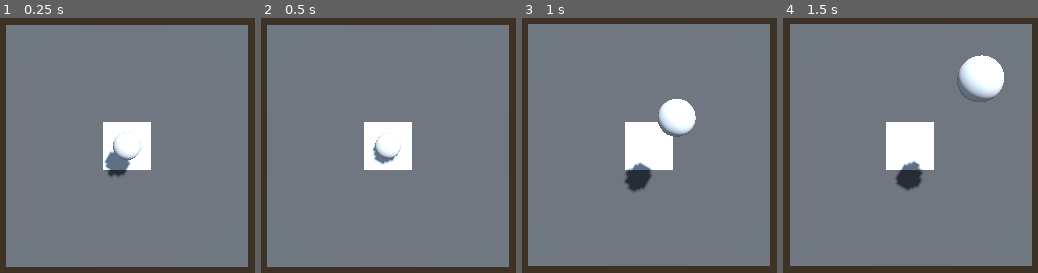
Above: before the commit, frames 1-4 (left to right).
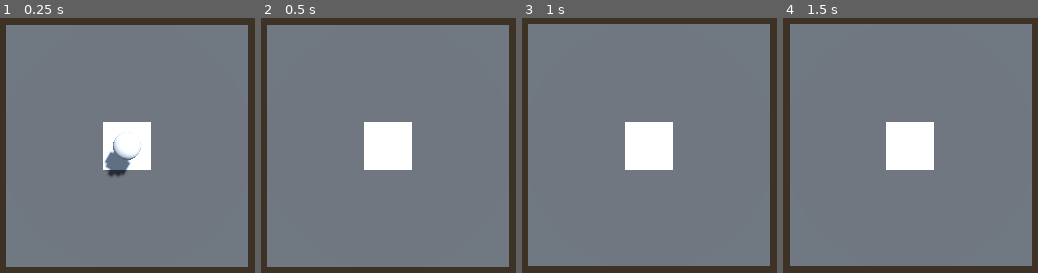
Above: after the commit, the same moments.

Repository: warriormaster12/Fsj2025
Game: Godot game, scene res://levels/test_level.tscn
Two runs of this game, one before a commit and one after it. Both use one fixed random seed, a clock stepped at 60 frames per second and the inputs below.
Inputs:
- Up to frame 1 (0.25 s): no input
- Up to frame 2 (0.5 s): no input
- Up to frame 3 (1 s): tap S (move_d) at 0.6 s
- Up to frame 4 (1.5 s): tap A (move_l) at 1.35 s

Frame 1 is identical in both runs. In frame 2, 0.5% of the frame differs, in the area x 43-55%, y 45-58%; in frame 3, 2.6%; in frame 4, 3.2%, in the area x 44-87%, y 14-68%.

Commit message:
Add bubble death

Diff:
--- a/scripts/bubble.gd
+++ b/scripts/bubble.gd
@@ -1,4 +1,6 @@
 extends CharacterBody3D
+
+signal bubble_destroy()
 
 const HORIZONTAL_SPEED = 2
 
@@ -6,8 +8,12 @@
 	if not is_on_floor():
 		velocity += get_gravity() * delta
 	else:
-		velocity = -get_gravity()
+		velocity = -get_gravity() * 0.5
 		velocity.x = (randf() * 2 - 1) * HORIZONTAL_SPEED
 		velocity.z = (randf() * 2 - 1) * HORIZONTAL_SPEED
 
+	if position.y < 1:
+		bubble_destroy.emit()
+		queue_free()
+
 	move_and_slide()
